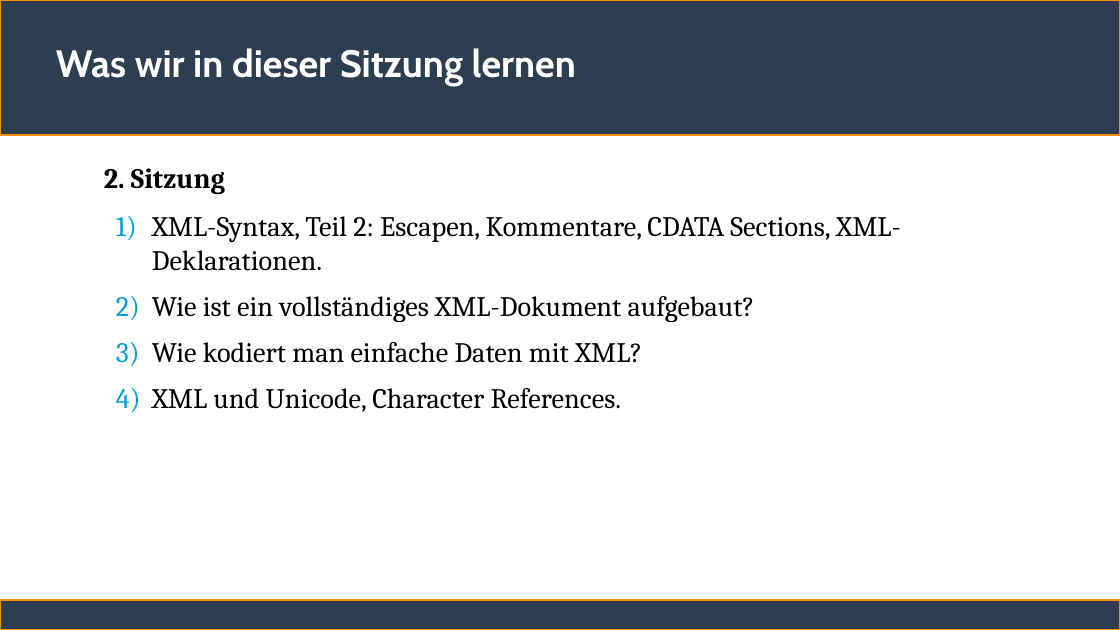
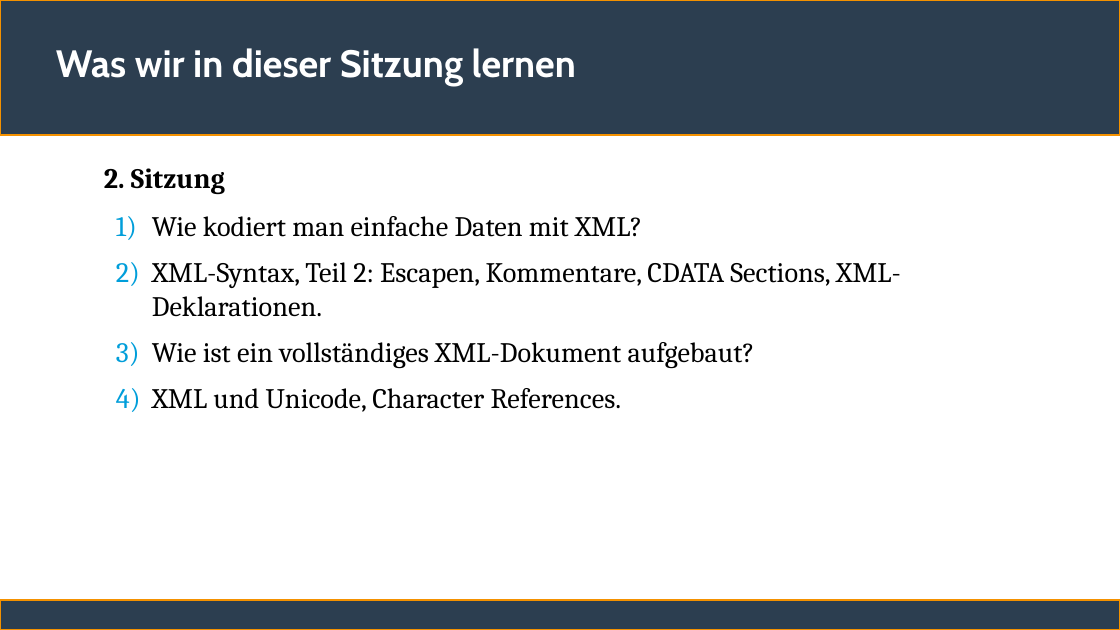
Before and after one commit to ChristianSonderUniSG/xml-kurs, a slide deck: slide 3 of sitzung_2/sitzung_2.odp. Drawn at 1120x630 pixels with LibreOffice and Linux fonts; fonts in the diff are those of the drawing. Boxes give left, top, right and bottom in pixels: in the first picture for what was removed or moved away, otherwise in the second. Text is boxed around its words. In the diff, an @@ line names an element or a change of style, - is before the commit and + after.

```diff
--- a/sitzung_2/sitzung_2.odp
+++ b/sitzung_2/sitzung_2.odp
@@ text at [152, 216, 642, 237]: paragraph added @@
+  1) Wie kodiert man einfache Daten mit XML?
@@ text at [152, 342, 642, 363]: paragraph removed @@
-  3) Wie kodiert man einfache Daten mit XML?
```
Also in this commit, not shown: 1 other slide changed, 1 other file.
